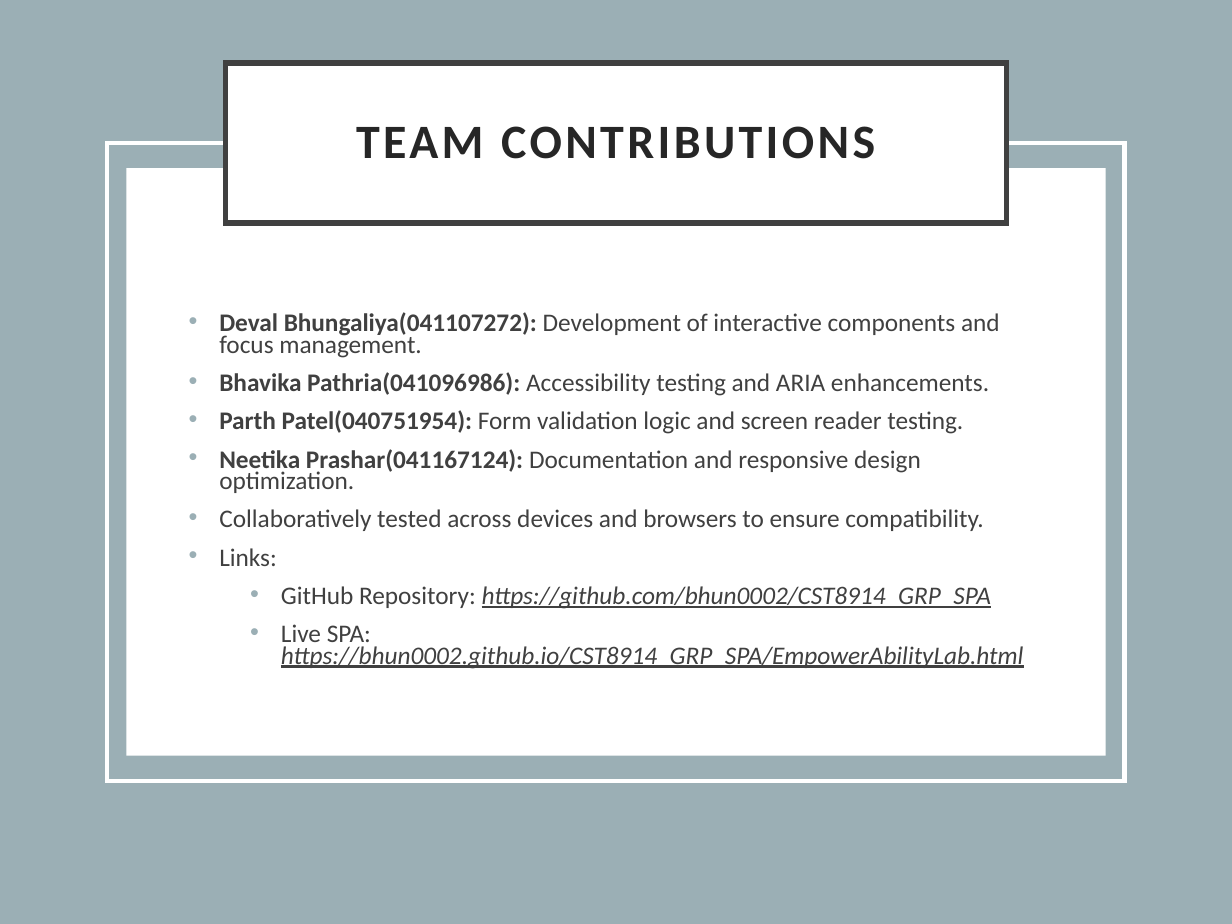
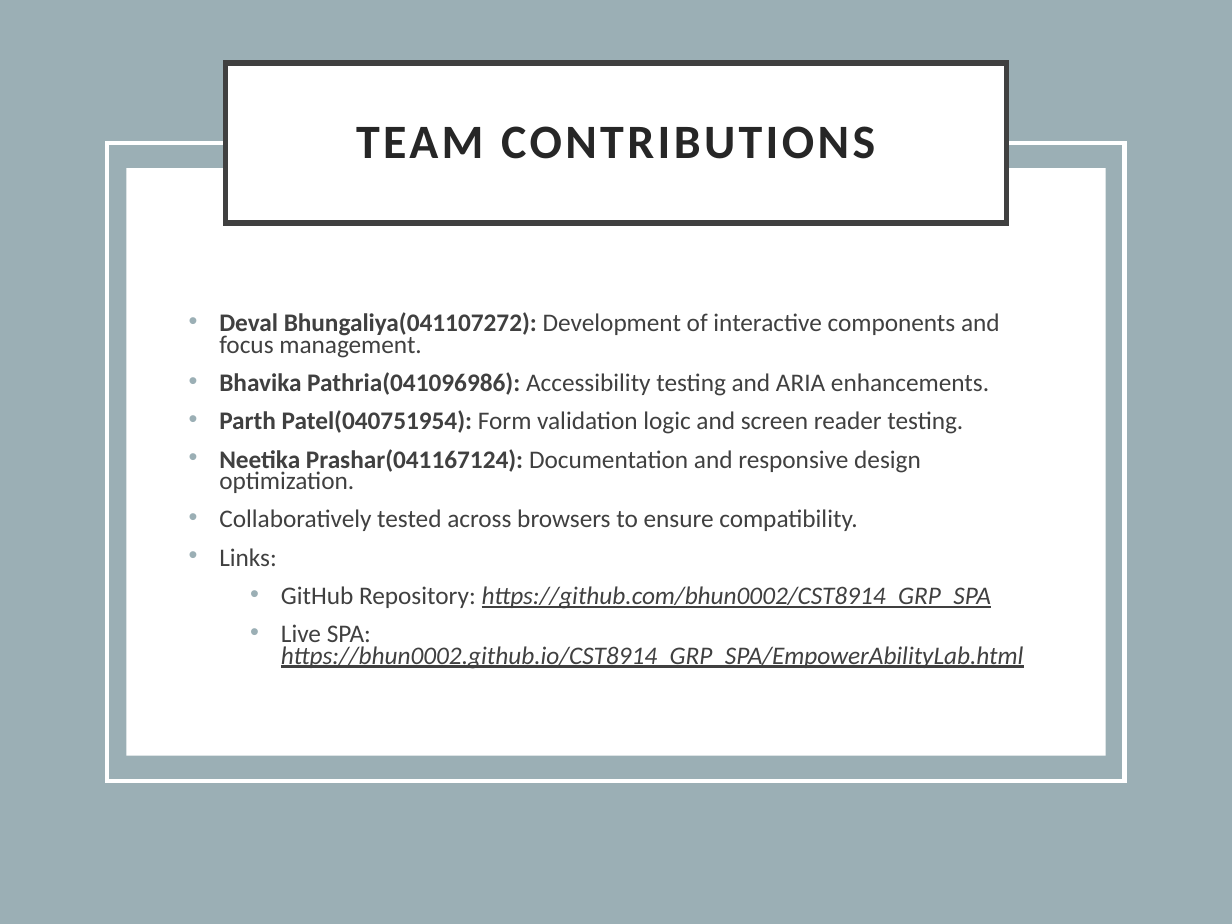
Before and after one commit to bhun0002/CST8914_GRP_SPA, a slide deck: slide 7 of Group_3_Final_PPT.pptx. Drawn at 1232x924 pixels with LibreOffice and Linux fonts; fonts in the diff are those of the drawing. Boxes give left, top, right and bottom in pixels: in the first picture for what was removed or moved away, otherwise in the second. Text is boxed around its words. In the diff, an @@ line names an element or a change of style, - is before the commit and + after.

```diff
--- a/Group_3_Final_PPT.pptx
+++ b/Group_3_Final_PPT.pptx
@@ subtitle at [219, 509, 857, 531]: text changed @@
-• Collaboratively tested across devices and browsers to ensure compatibility.
+• Collaboratively tested across browsers to ensure compatibility.
```
Also in this commit, not shown: 1 other slide changed, 1 slide added, 3 other files.
